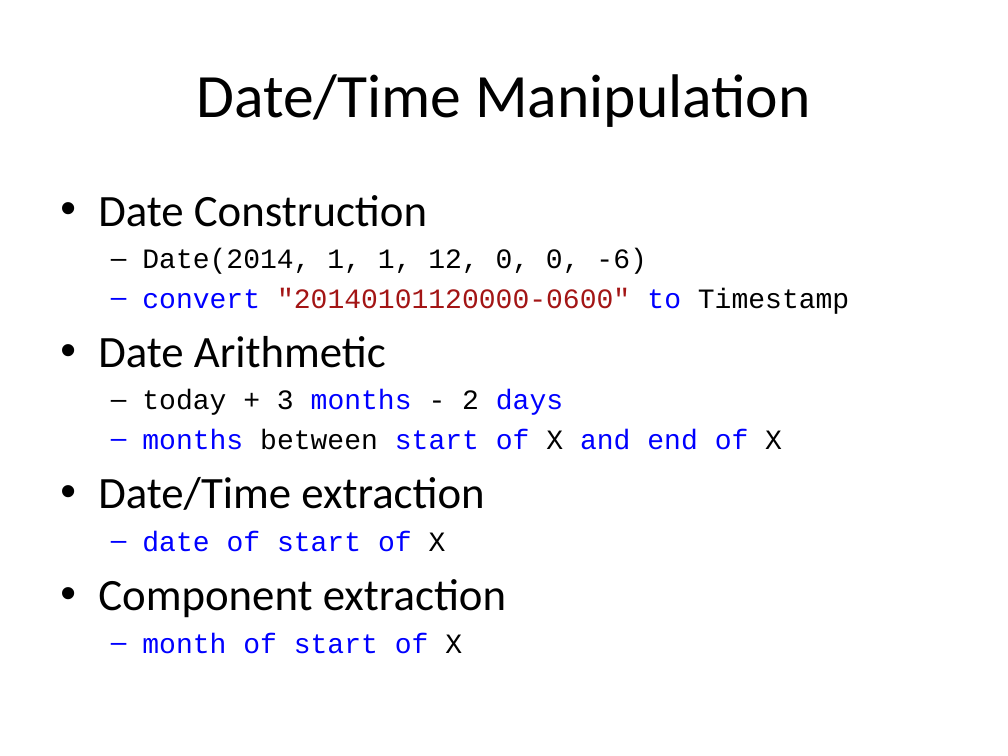
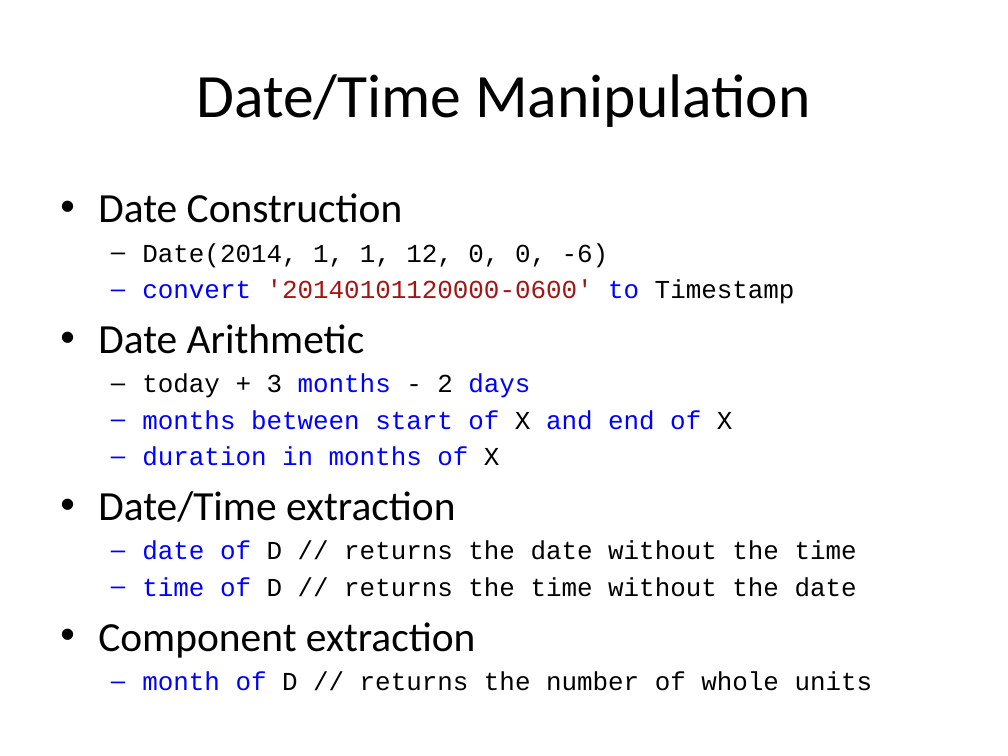
Before and after one commit to cqframework/OneModel, a slide deck: slide 13 of CQL/Documents/CQL_Technical_Introduction_20140604.pptx (slide 12 before the commit). Drawn at 1008x756 pixels with LibreOffice and Linux fonts; fonts in the diff are those of the drawing. Boxes give left, top, right and bottom in pixels: in the first picture for what was removed or moved away, otherwise in the second. Text is boxed around its words. In the diff, an @@ line names an element or a change of style, - is before the commit and + after.

```diff
--- a/CQL/Documents/CQL_Technical_Introduction_20140604.pptx
+++ b/CQL/Documents/CQL_Technical_Introduction_20140604.pptx
@@ text at [98, 193, 733, 658]: size 32 to 29.6 pt in "Date Construction", "Date Arithmetic", "Date/Time extraction", "Component extraction"; size 20 to 18.5 pt in "Date(2014, 1, 1, 12, 0, 0, -6)", "today + 3 months - 2 days", "months between start of X and end ..."; text colour #000000 to #0000FF in "between" @@
@@ text at [142, 279, 795, 304]: text changed; size 20 to 18.5 pt @@
-  – convert "20140101120000-0600" to Timestamp
+  – convert '20140101120000-0600' to Timestamp
@@ text at [142, 446, 500, 466]: paragraph added @@
+  – duration in months of X
@@ text at [142, 540, 857, 597]: text changed; size 20 to 18.5 pt; text colour #0000FF to #000000 @@
-  – date of start of X
+  – date of D // returns the date without the time
+  – time of D // returns the time without the date
@@ text at [142, 671, 873, 691]: text changed; size 20 to 18.5 pt; text colour #0000FF to #000000 @@
-  – month of start of X
+  – month of D // returns the number of whole units
```
Also in this commit, not shown: 17 other slides changed, 6 slides added, 2 slides removed, 17 other files.
